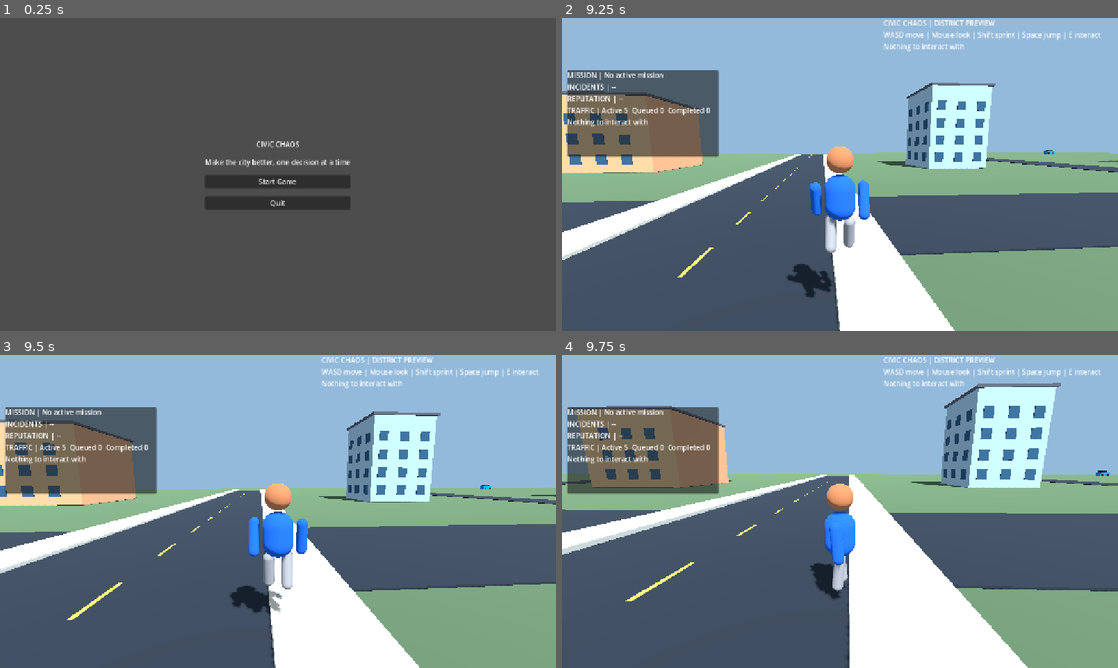
Above: before the commit, frames 1-4 (two rows, left to right).
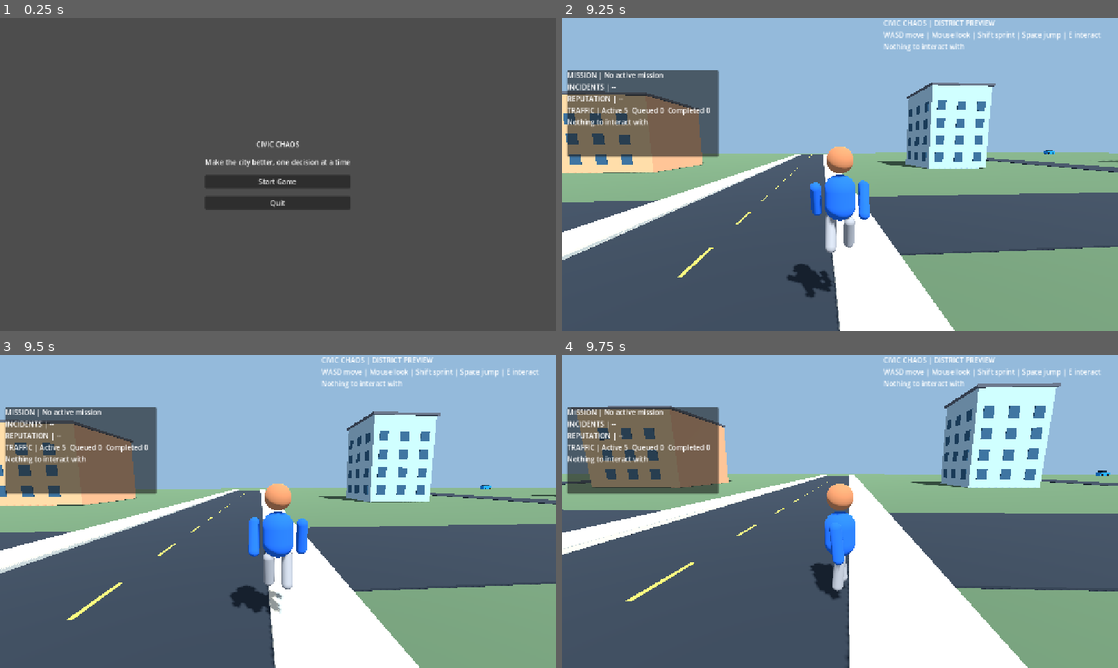
Above: after the commit, the same moments.

Repository: gauravprajapat-23/civic-chaos
Game: Godot game, scene res://scenes/core/menu.tscn
Two runs of this game, one before a commit and one after it. Both use one fixed random seed, a clock stepped at 60 frames per second and the inputs below.
Inputs (mouse positions are in pixels of both pictures, inside the frame that each line leads up to):
- Up to frame 1 (0.25 s): no input
- Up to frame 2 (9.25 s): click "Start Game" at 0.5 s; tap Enter at 1.25 s; move the mouse to (867, 174) at 1.27 s; hold Shift (sprint) 1.28-2.03 s; hold W (move_forward) 1.28-6.53 s; tap Space (jump) at 1.52, 1.55, 1.82, 2.1, 2.27, 2.57, 3.05, 3.77, 4.07, 4.52, 4.55, 4.82, 5.1, 5.27, 5.57, 6.05, 6.77, 7.07, 7.52, 7.55, 7.82, 8.1, 8.27, 8.57, 9.05 s; move the mouse to (812, 174) at 2.02 s; tap Shift (sprint) at 2.3, 3.6, 5.3, 6.6, 8.3 s; move the mouse to (851, 168) at 2.77 s; hold E (interact) 2.78-3.53 s; move the mouse to (834, 180) at 3.52 s; move the mouse to (878, 177) at 4.27 s; hold Shift (sprint) 4.28-5.03 s; move the mouse to (795, 171) at 5.02 s; move the mouse to (845, 174) at 5.77 s; hold E (interact) 5.78-6.53 s; move the mouse to (817, 168) at 6.52 s; hold D (move_right) 6.53-7.28 s; move the mouse to (867, 174) at 7.27 s; hold Shift (sprint) 7.28-8.03 s; hold W (move_forward) from 7.28 s (still down); move the mouse to (812, 174) at 8.02 s; move the mouse to (851, 168) at 8.77 s; hold E (interact) from 8.78 s (still down)
- Up to frame 3 (9.5 s): keep holding W (move_forward); keep holding E (interact)
- Up to frame 4 (9.75 s): move the mouse to (834, 517) at 9.52 s; release W (move_forward) at 9.53 s; release E (interact) at 9.53 s; hold A (move_left) from 9.53 s (still down); tap Shift (sprint) at 9.6 s

Frames 1-3 are identical in both runs. In frame 4, 0.5% of the frame differs, in the area x 0-97%, y 10-100%.

Commit message:
fix(player): keep actor roofs non-walkable while blocking horizontal contacts

Diff:
--- a/scenes/player/player_root.tscn
+++ b/scenes/player/player_root.tscn
@@ -27,7 +27,8 @@
 [node name="PlayerRoot" type="CharacterBody3D"]
 script = ExtResource("1_player")
 collision_layer = 2
-collision_mask = 5
+collision_mask = 1
+floor_snap_length = 0.24
 
 [node name="CollisionShape3D" type="CollisionShape3D" parent="."]
 position = Vector3(0, 0.9, 0)
--- a/scripts/player/player_controller.gd
+++ b/scripts/player/player_controller.gd
@@ -87,17 +87,17 @@
             velocity.y = -0.1
     else:
         velocity.y -= _gravity * delta
-    # NPCs are not player floors. Sweep only horizontal movement against
-    # pedestrian bodies before normal world/vehicle move_and_slide().
-    _limit_horizontal_pedestrian_motion(delta)
+    # Actor roofs must not act as ground. Sweep horizontal player movement
+    # against cars and pedestrians before world-only move_and_slide().
+    _limit_horizontal_actor_motion(delta)
     move_and_slide()
     _animate_walk(delta)
     if direction.length_squared() > 0.01:
         visual.rotation.y = lerp_angle(visual.rotation.y, atan2(-direction.x, -direction.z), minf(1.0, 12.0 * delta))
 
-## Collision-safe horizontal NPC contact without treating NPC heads as floors.
-## The player's solid mask intentionally stays world | vehicles (1 | 4).
-func _limit_horizontal_pedestrian_motion(delta: float) -> void:
+## Horizontal contact with pedestrians and vehicles without using either as a floor.
+## Static/kinematic traffic still senses player layer 2 for emergency stopping.
+func _limit_horizontal_actor_motion(delta: float) -> void:
     var horizontal_motion := Vector3(velocity.x * delta, 0.0, velocity.z * delta)
     if horizontal_motion.length_squared() <= 0.0000001:
         return
@@ -108,17 +108,17 @@
     query.shape = collider.shape
     query.transform = collider.global_transform
     query.motion = horizontal_motion
-    query.collision_mask = 8 # Pedestrian bodies only.
+    query.collision_mask = 4 | 8 # Vehicle and pedestrian bodies; never treated as floors.
     query.exclude = [get_rid()]
     query.margin = 0.02
     var space := get_world_3d().direct_space_state
     # cast_motion intentionally ignores bodies we already overlap. On a bad
     # spawn, allow a player to walk out but not deeper into a pedestrian.
     for overlap in space.intersect_shape(query, 8):
-        var pedestrian := overlap.get("collider") as Node3D
-        if pedestrian == null:
+        var obstacle := overlap.get("collider") as Node3D
+        if obstacle == null:
             continue
-        var away := global_position - pedestrian.global_position
+        var away := global_position - obstacle.global_position
         away.y = 0.0
         if away.length_squared() > 0.0001 and horizontal_motion.dot(away) <= 0.0:
             velocity.x = 0.0
--- a/tests/player_controller_test.gd
+++ b/tests/player_controller_test.gd
@@ -13,8 +13,8 @@
         push_error("Player root must be CharacterBody3D")
         quit(1)
         return
-    if (player.collision_mask & 5) != 5 or (player.collision_mask & 8) != 0:
-        push_error("Player must collide with environment and cars, not use pedestrians as floors")
+    if player.collision_mask != 1:
+        push_error("Player must resolve vertical collision only against solid world surfaces")
         player.free()
         quit(1)
         return
--- a/tests/player_pedestrian_contact_test.gd
+++ b/tests/player_pedestrian_contact_test.gd
@@ -41,8 +41,8 @@
     player.position = Vector3(0.0, 0.1, 2.6)
     stage.add_child(player)
     await physics_frame
-    if player.collision_mask != 5:
-        _fail("player mask must collide with world and cars, not pedestrian roofs")
+    if player.collision_mask != 1:
+        _fail("player mask must use world for grounding, not actor roofs")
         return
     Input.action_press("move_forward")
     for frame in range(70):
--- /dev/null
+++ b/tests/player_vehicle_contact_test.gd
@@ -0,0 +1,80 @@
+extends SceneTree
+## Physics-frame player/parked-car contact, clearance release and no-roof test.
+const PlayerScene = preload("res://scenes/player/player_root.tscn")
+const VehicleScene = preload("res://scenes/traffic/vehicle_agent.tscn")
+
+func _initialize() -> void:
+    call_deferred("_run")
+
+func _run() -> void:
+    for action in ["move_left", "move_right", "move_forward", "move_back", "look_left", "look_right", "look_up", "look_down", "sprint", "jump"]:
+        if not InputMap.has_action(action):
+            InputMap.add_action(action)
+    var stage := Node3D.new()
+    root.add_child(stage)
+    var ground := StaticBody3D.new()
+    ground.collision_layer = 1
+    ground.collision_mask = 0
+    var ground_shape := CollisionShape3D.new()
+    var ground_box := BoxShape3D.new()
+    ground_box.size = Vector3(40, 0.5, 40)
+    ground_shape.shape = ground_box
+    ground.position.y = -0.25
+    ground.add_child(ground_shape)
+    stage.add_child(ground)
+
+    var car := VehicleScene.instantiate() as CivicVehicleAgent
+    stage.add_child(car)
+    var body := car.get_node("CollisionBody") as StaticBody3D
+    if body.collision_layer != 4:
+        _fail("car collider must be on vehicle layer 4")
+        return
+    var player := PlayerScene.instantiate() as CivicPlayerController
+    player.position = Vector3(0.0, 0.1, 3.6)
+    stage.add_child(player)
+    await physics_frame
+    if player.collision_mask != 1:
+        _fail("player mask must only collide with world surfaces")
+        return
+
+    Input.action_press("move_forward")
+    for frame in range(85):
+        await physics_frame
+    Input.action_release("move_forward")
+    var approach_z: float = player.global_position.z
+    if approach_z < 1.75:
+        _fail("player passed through parked car instead of stopping")
+        return
+    if approach_z >= 3.2:
+        _fail("player did not approach parked car; obstacle test is vacuous")
+        return
+    if not player.is_on_floor():
+        _fail("player lost world grounding while stopping for car")
+        return
+
+    car.global_position = Vector3(12, 0, 0)
+    await physics_frame
+    Input.action_press("move_forward")
+    for frame in range(50):
+        await physics_frame
+    Input.action_release("move_forward")
+    if player.global_position.z >= approach_z - 1.0:
+        _fail("player did not resume after parked car moved")
+        return
+
+    car.global_position = Vector3.ZERO
+    player.global_position = Vector3(0.0, 3.0, 0.0)
+    player.velocity = Vector3.ZERO
+    for frame in range(120):
+        await physics_frame
+    if player.global_position.y > 0.35 or player.global_position.y < -0.05 or not player.is_on_floor():
+        _fail("car roof became a floor or player missed the ground")
+        return
+    stage.queue_free()
+    print("CIVIC_CHAOS_PLAYER_VEHICLE_CONTACT_PASS")
+    quit(0)
+
+func _fail(message: String) -> void:
+    Input.action_release("move_forward")
+    push_error(message)
+    quit(1)
--- a/tests/surface_player_test.gd
+++ b/tests/surface_player_test.gd
@@ -14,8 +14,8 @@
         return
     main.free()
     var player := PlayerScene.instantiate() as CharacterBody3D
-    if (player.collision_mask & 8) != 0 or (player.collision_mask & 5) != 5:
-        _fail("player must stand on world, not pedestrians")
+    if player.collision_mask != 1:
+        _fail("player must stand on world surfaces, not pedestrians or cars")
         return
     player.free()
     var district := DistrictScene.instantiate()
